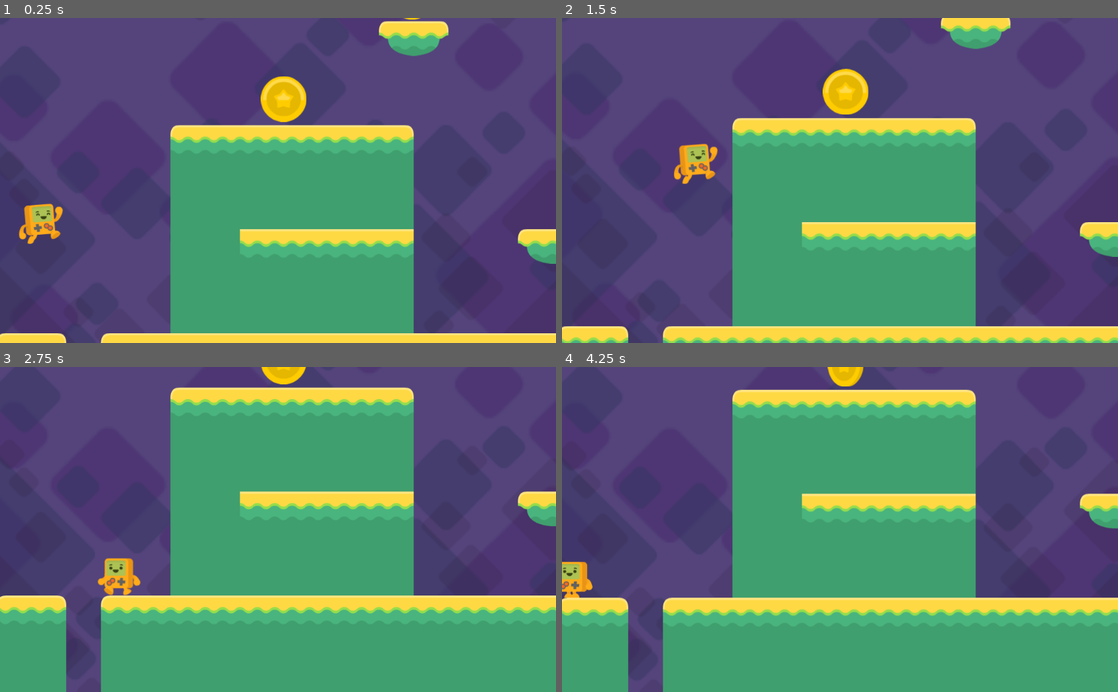
Above: before the commit, frames 1-4 (two rows, left to right).
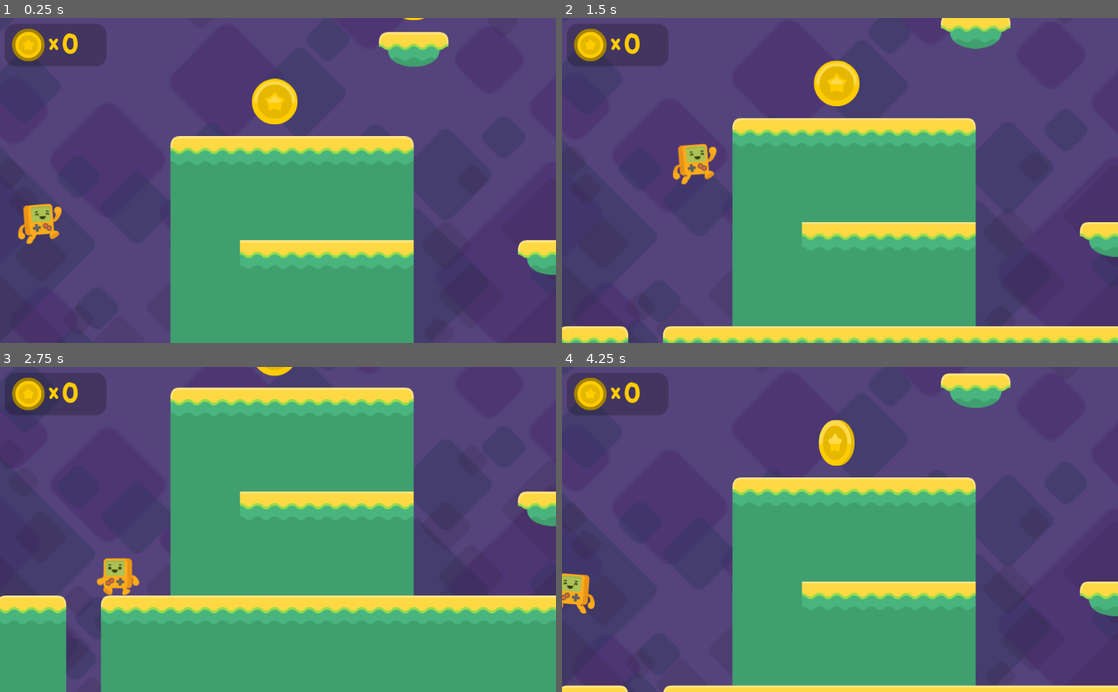
Above: after the commit, the same moments.

Repository: dpensky/godot-platformer-tutorial
Game: Godot game, scene res://Level1.tscn
Two runs of this game, one before a commit and one after it. Both use one fixed random seed, a clock stepped at 60 frames per second and the inputs below. Sound files missing from this copy of the repository are replaced by a short silence.
Inputs:
- Up to frame 1 (0.25 s): no input
- Up to frame 2 (1.5 s): hold Right (right) from 0.53 s (still down); tap Space (jump) at 0.77 s
- Up to frame 3 (2.75 s): tap Space (jump) at 1.52 s; release Right (right) at 2.03 s; hold Left (left) from 2.03 s (still down)
- Up to frame 4 (4.25 s): keep holding Left (left); tap Space (jump) at 3.02, 3.77 s

The runs differ from the first frame. In frame 1, 15% of the frame differs, in the area x 0-100%, y 0-100%; in frame 2, 3.4%; in frame 3, 2.3%; in frame 4, 39%.

Commit message:
Part 12 (Coin HUD, Custom Signals & Fixing Double-Collect)

Diff:
--- /dev/null
+++ b/HUD.gd
@@ -0,0 +1,16 @@
+extends CanvasLayer
+
+var coins: int = 0
+
+func _ready():
+	$Coins.text = str(coins)
+
+
+func _on_coin_collected():
+	coins += 1
+	_ready()
+	if coins == 3:
+		$Label.show()
+		$AudioStreamPlayer.play()
+		yield($AudioStreamPlayer, 'finished')
+		get_tree().change_scene("res://Level1.tscn")
--- a/Level1.tscn
+++ b/Level1.tscn
@@ -6,6 +6,11 @@
 [ext_resource path="res://assets/background/set2_background.png" type="Texture" id=4]
 [ext_resource path="res://assets/background/set2_tiles.png" type="Texture" id=5]
 [ext_resource path="res://coin.tscn" type="PackedScene" id=6]
+[ext_resource path="res://assets/fonts/BalsamiqSans-Bold.ttf" type="DynamicFontData" id=7]
+[ext_resource path="res://assets/HUD/coin_gold.png" type="Texture" id=8]
+[ext_resource path="res://HUD.gd" type="Script" id=9]
+[ext_resource path="res://assets/background/background.wav" type="AudioStream" id=10]
+[ext_resource path="res://assets/background/win.wav" type="AudioStream" id=11]
 
 [sub_resource type="RectangleShape2D" id=1]
 extents = Vector2( 160, 32 )
@@ -15,6 +20,25 @@
 
 [sub_resource type="RectangleShape2D" id=3]
 extents = Vector2( 1125.78, 26.111 )
+
+[sub_resource type="StyleBoxFlat" id=4]
+bg_color = Color( 0, 0, 0, 0.219608 )
+corner_radius_top_left = 20
+corner_radius_top_right = 20
+corner_radius_bottom_right = 20
+corner_radius_bottom_left = 20
+
+[sub_resource type="DynamicFont" id=5]
+size = 40
+font_data = ExtResource( 7 )
+
+[sub_resource type="DynamicFont" id=6]
+size = 52
+font_data = ExtResource( 7 )
+
+[sub_resource type="DynamicFont" id=7]
+size = 100
+font_data = ExtResource( 7 )
 
 [node name="Level1" type="Node2D"]
 
@@ -45,7 +69,7 @@
 tile_data = PoolIntArray( -393221, 0, 0, -393220, 0, 0, -393219, 0, 0, -393218, 0, 0, -393217, 0, 0, -458752, 0, 0, -45 …(2337 unchanged characters)…
 
 [node name="Player" parent="." instance=ExtResource( 2 )]
-position = Vector2( -174.666, 229.382 )
+position = Vector2( -176.554, 208.617 )
 collision_mask = 30
 
 [node name="Camera2D" type="Camera2D" parent="Player"]
@@ -116,32 +140,117 @@
 [node name="Coins" type="Node" parent="."]
 
 [node name="coin1" parent="Coins" instance=ExtResource( 6 )]
-position = Vector2( 272.45, 79.8852 )
+position = Vector2( 256, 64 )
 
 [node name="coin2" parent="Coins" instance=ExtResource( 6 )]
-position = Vector2( 508.973, -109.016 )
+position = Vector2( 512, -128 )
 
 [node name="coin3" parent="Coins" instance=ExtResource( 6 )]
-position = Vector2( 764.545, -240.77 )
+position = Vector2( 768, -256 )
 
 [node name="coin4" parent="Coins" instance=ExtResource( 6 )]
-position = Vector2( 893.124, -116.952 )
+position = Vector2( 896, -128 )
 
 [node name="coin5" parent="Coins" instance=ExtResource( 6 )]
-position = Vector2( 1347.12, 8.45216 )
+position = Vector2( 1152, -128 )
 
 [node name="coin6" parent="Coins" instance=ExtResource( 6 )]
-position = Vector2( 1150.28, -112.19 )
+position = Vector2( 1024, 64 )
 
 [node name="coin7" parent="Coins" instance=ExtResource( 6 )]
-position = Vector2( 1020.12, 76.7104 )
+position = Vector2( 1344, 0 )
 
 [node name="coin8" parent="Coins" instance=ExtResource( 6 )]
-position = Vector2( 828.392, 271.798 )
+position = Vector2( 832, 256 )
 
 [node name="coin9" parent="Coins" instance=ExtResource( 6 )]
-position = Vector2( 1600.33, 137.255 )
+position = Vector2( 1600, 128 )
 
 [node name="coin10" parent="Coins" instance=ExtResource( 6 )]
-position = Vector2( 1854.29, 268.435 )
+position = Vector2( 1856, 256 )
+
+[node name="HUD" type="CanvasLayer" parent="."]
+script = ExtResource( 9 )
+
+[node name="Panel" type="Panel" parent="HUD"]
+margin_left = 8.59973
+margin_top = 10.9451
+margin_right = 195.6
+margin_bottom = 88.9451
+custom_styles/panel = SubResource( 4 )
+__meta__ = {
+"_edit_use_anchors_": false
+}
+
+[node name="TextureRect" type="TextureRect" parent="HUD"]
+margin_left = 21.5088
+margin_top = 19.0362
+margin_right = 82.5088
+margin_bottom = 80.0362
+texture = ExtResource( 8 )
+__meta__ = {
+"_edit_use_anchors_": false
+}
+
+[node name="x" type="Label" parent="HUD"]
+margin_left = 90.0023
+margin_top = 23.3394
+margin_right = 108.002
+margin_bottom = 71.3394
+custom_fonts/font = SubResource( 5 )
+custom_colors/font_color = Color( 1, 0.8, 0, 1 )
+text = "x"
+__meta__ = {
+"_edit_use_anchors_": false
+}
+
+[node name="Coins" type="Label" parent="HUD"]
+margin_left = 113.461
+margin_top = 19.3552
+margin_right = 179.461
+margin_bottom = 82.3552
+custom_fonts/font = SubResource( 6 )
+custom_colors/font_color = Color( 1, 0.8, 0, 1 )
+text = "##"
+valign = 1
+__meta__ = {
+"_edit_use_anchors_": false
+}
+
+[node name="AudioStreamPlayer" type="AudioStreamPlayer" parent="HUD"]
+stream = ExtResource( 11 )
+
+[node name="Label" type="Label" parent="HUD"]
+visible = false
+anchor_left = 0.5
+anchor_top = 0.5
+anchor_right = 0.5
+anchor_bottom = 0.5
+margin_left = -228.5
+margin_top = -60.0
+margin_right = 228.5
+margin_bottom = 60.0
+custom_fonts/font = SubResource( 7 )
+custom_colors/font_color = Color( 0.905882, 0.0901961, 0.0901961, 1 )
+text = "YOU WIN!"
+align = 1
+valign = 1
+__meta__ = {
+"_edit_use_anchors_": false
+}
+
+[node name="AudioStreamPlayer" type="AudioStreamPlayer" parent="."]
+stream = ExtResource( 10 )
+volume_db = -24.0
+autoplay = true
 [connection signal="body_entered" from="Fall Zone" to="Player" method="_on_Fall_Zone_body_entered"]
+[connection signal="coin_collected" from="Coins/coin1" to="HUD" method="_on_coin_collected"]
+[connection signal="coin_collected" from="Coins/coin2" to="HUD" method="_on_coin_collected"]
+[connection signal="coin_collected" from="Coins/coin3" to="HUD" method="_on_coin_collected"]
+[connection signal="coin_collected" from="Coins/coin4" to="HUD" method="_on_coin_collected"]
+[connection signal="coin_collected" from="Coins/coin5" to="HUD" method="_on_coin_collected"]
+[connection signal="coin_collected" from="Coins/coin6" to="HUD" method="_on_coin_collected"]
+[connection signal="coin_collected" from="Coins/coin7" to="HUD" method="_on_coin_collected"]
+[connection signal="coin_collected" from="Coins/coin8" to="HUD" method="_on_coin_collected"]
+[connection signal="coin_collected" from="Coins/coin9" to="HUD" method="_on_coin_collected"]
+[connection signal="coin_collected" from="Coins/coin10" to="HUD" method="_on_coin_collected"]
--- a/Player.gd
+++ b/Player.gd
@@ -34,11 +34,6 @@
 
 
 func _on_Fall_Zone_body_entered(body):
+	$AudioStreamPlayer.play()
+	yield($AudioStreamPlayer, 'finished')
 	get_tree().change_scene("res://Level1.tscn")
-
-
-func add_coin():
-	coins += 1
-	if coins == 3:
-		print_debug("You win!")
-		get_tree().change_scene("res://Level1.tscn")
--- a/Player.tscn
+++ b/Player.tscn
@@ -1,7 +1,8 @@
-[gd_scene load_steps=4 format=2]
+[gd_scene load_steps=5 format=2]
 
 [ext_resource path="res://player_spriteframes.tres" type="SpriteFrames" id=1]
 [ext_resource path="res://Player.gd" type="Script" id=2]
+[ext_resource path="res://assets/player/death.wav" type="AudioStream" id=3]
 
 [sub_resource type="CapsuleShape2D" id=1]
 radius = 26.0
@@ -22,3 +23,6 @@
 [node name="CollisionShape2D" type="CollisionShape2D" parent="."]
 position = Vector2( 0, 15 )
 shape = SubResource( 1 )
+
+[node name="AudioStreamPlayer" type="AudioStreamPlayer" parent="."]
+stream = ExtResource( 3 )
--- a/coin.gd
+++ b/coin.gd
@@ -1,4 +1,6 @@
 extends Area2D
+
+signal coin_collected
 
 # Called when the node enters the scene tree for the first time.
 func _ready():
@@ -6,9 +8,10 @@
 
 
 func _on_coin_body_entered(body):
-	$CollisionShape2D.disabled = true  # dont colide twice
 	$AnimationPlayer.play("bounce")
-	body.add_coin()
+	$AudioStreamPlayer.play()
+	set_collision_mask_bit(0, false)
+	emit_signal('coin_collected')   # dont colide twice
 
 
 func _on_AnimationPlayer_animation_finished(anim_name):
--- a/coin.tscn
+++ b/coin.tscn
@@ -1,9 +1,10 @@
-[gd_scene load_steps=8 format=2]
+[gd_scene load_steps=9 format=2]
 
 [ext_resource path="res://assets/coin/gold_3.png" type="Texture" id=1]
 [ext_resource path="res://assets/coin/gold_2.png" type="Texture" id=2]
 [ext_resource path="res://assets/coin/gold_1.png" type="Texture" id=3]
 [ext_resource path="res://coin.gd" type="Script" id=4]
+[ext_resource path="res://assets/coin/coin.wav" type="AudioStream" id=5]
 
 [sub_resource type="SpriteFrames" id=1]
 animations = [ {
@@ -49,5 +50,8 @@
 
 [node name="AnimationPlayer" type="AnimationPlayer" parent="."]
 anims/bounce = SubResource( 3 )
+
+[node name="AudioStreamPlayer" type="AudioStreamPlayer" parent="."]
+stream = ExtResource( 5 )
 [connection signal="body_entered" from="." to="." method="_on_coin_body_entered"]
 [connection signal="animation_finished" from="AnimationPlayer" to="." method="_on_AnimationPlayer_animation_finished"]
Not shown: 1 places in Level1.tscn that only renumber resources
Binary file added: assets/HUD/coin_gold.png
Not shown, added: assets/HUD/coin_gold.png.import
Not shown, added: assets/background/background.wav.import
Not shown, added: assets/background/win.wav.import
Not shown, added: assets/coin/coin.wav.import
Binary file added: assets/fonts/BalsamiqSans-Bold.ttf
Not shown, added: assets/player/death.wav.import
Not shown, added: assets/background/background.wav
Not shown, added: assets/background/win.wav
Not shown, added: assets/coin/coin.wav
Not shown, added: assets/player/death.wav
